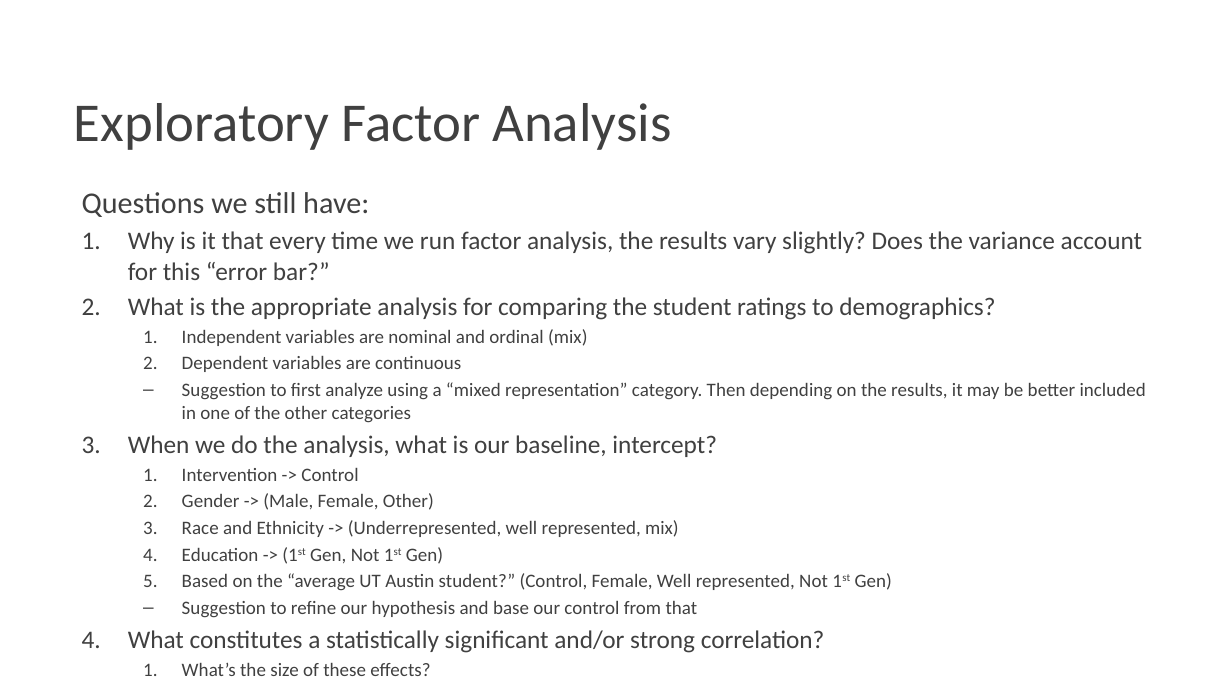
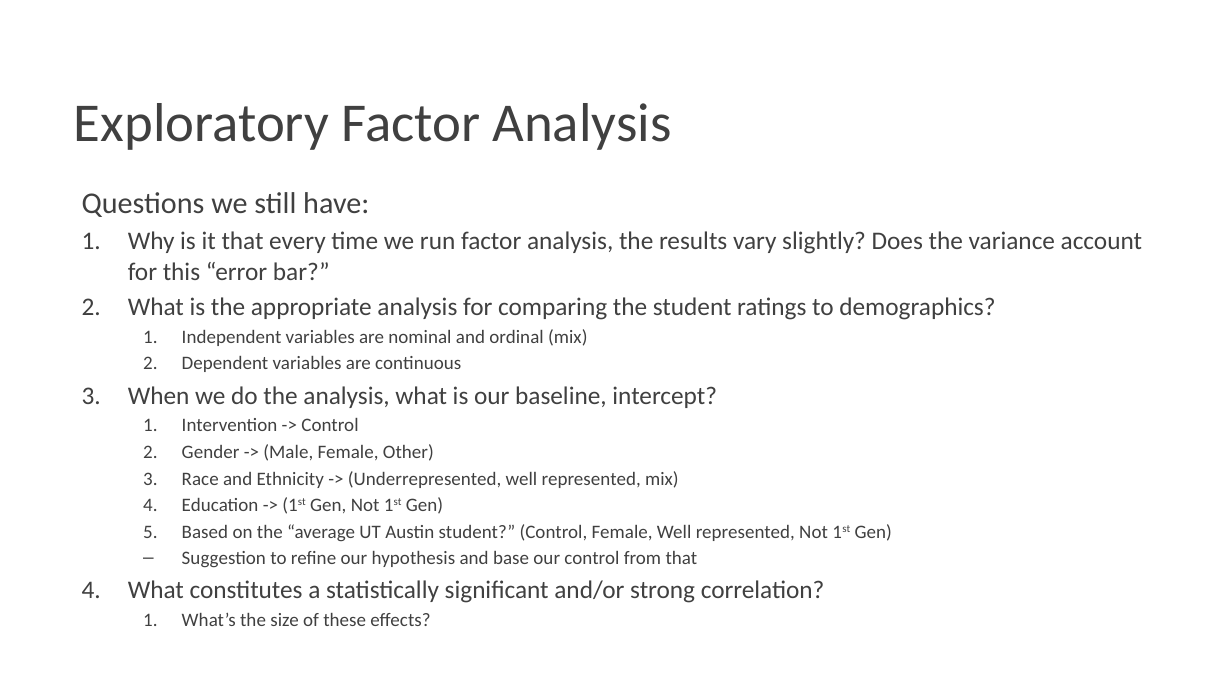
Before and after one commit to Pontigre/PER_analysis, a slide deck: slide 19 of Analysis_explanation.pptx. Drawn at 1232x693 pixels with LibreOffice and Linux fonts; fonts in the diff are those of the drawing; background and template pictures are left out. Boxes give left, top, right and bottom in pixels: in the first picture for what was removed or moved away, otherwise in the second. Text is boxed around its words. In the diff, an @@ line names an element or a change of style, - is before the commit and + after.

```diff
--- a/Analysis_explanation.pptx
+++ b/Analysis_explanation.pptx
@@ text at box(182, 382, 1146, 423): paragraph removed @@
-  – Suggestion to first analyze using a “mixed representation” category. Then depending on the results, it may be better included in one of the other categories
```
Also in this commit, not shown: 7 other files.
